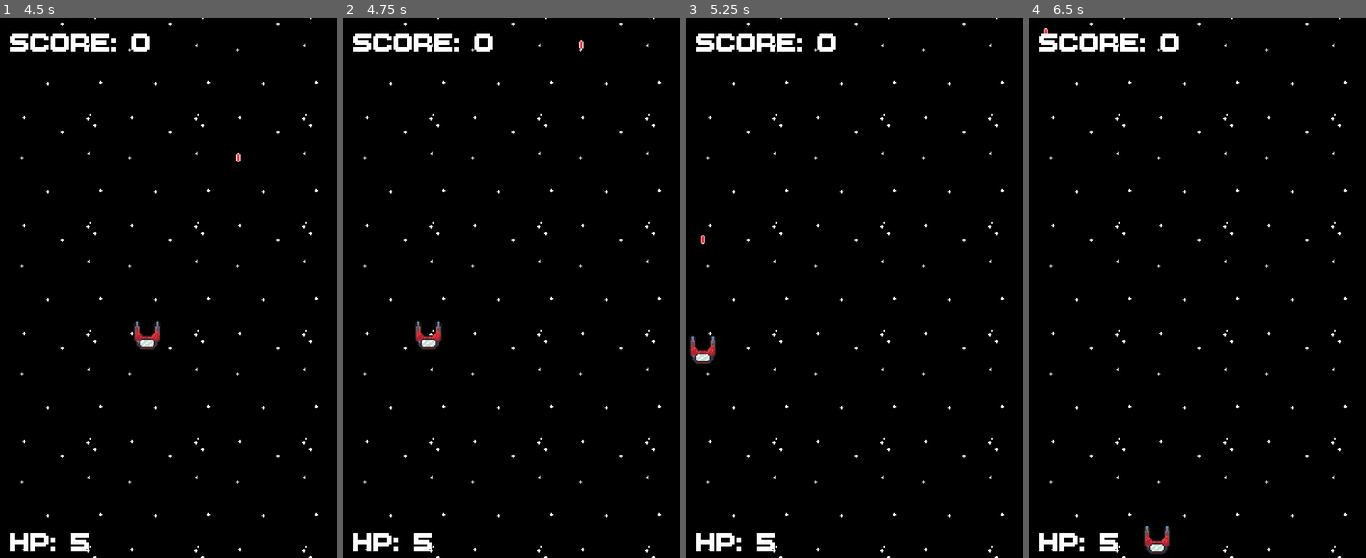
Above: before the commit, frames 1-4 (left to right).
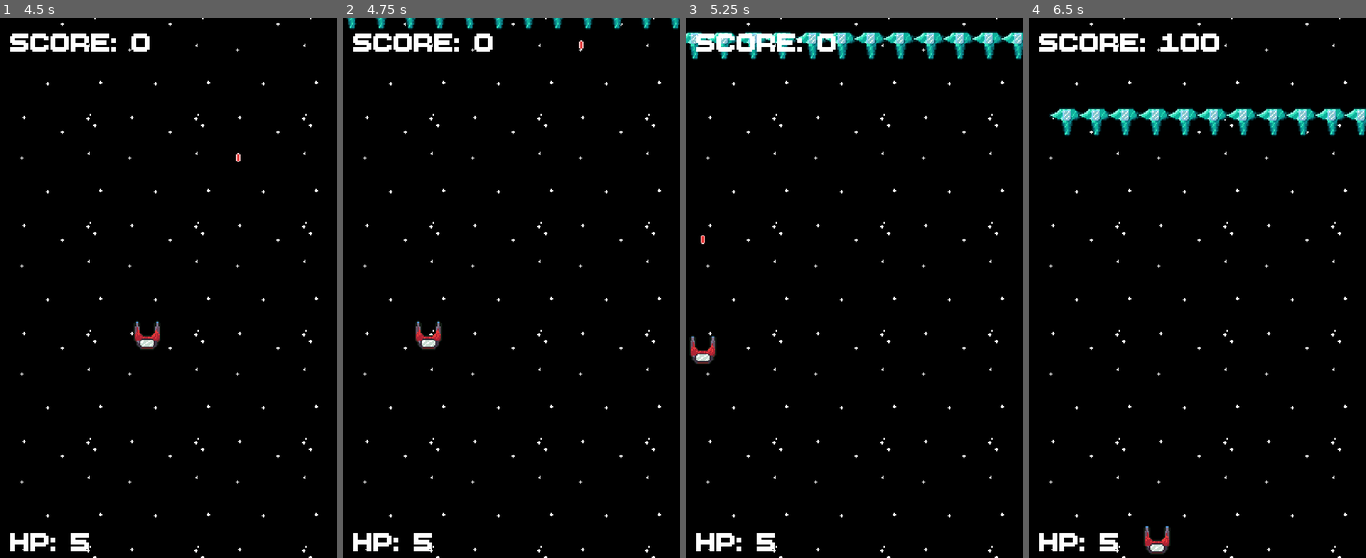
Above: after the commit, the same moments.

Repository: MEga9-C4ortik/Cosmo
Game: Godot game, scene res://scenes/game.tscn
Two runs of this game, one before a commit and one after it. Both use one fixed random seed, a clock stepped at 60 frames per second and the inputs below.
Inputs:
- Up to frame 1 (4.5 s): tap Enter at 0.5 s; hold D (move_right) 0.53-1.28 s; hold Space (shoot) 0.53-1.28 s; hold S (move_down) 1.28-2.03 s; tap Space (shoot) at 1.35, 2.85, 4.35 s; tap R (Restart) at 2 s; hold D (move_right) 2.03-2.78 s; hold Space (shoot) 2.03-2.78 s; hold W (move_up) 2.78-3.53 s; hold Space (shoot) 3.53-4.28 s; hold A (move_left) from 3.53 s (still down)
- Up to frame 2 (4.75 s): keep holding A (move_left)
- Up to frame 3 (5.25 s): release A (move_left) at 5.03 s; hold S (move_down) from 5.03 s (still down); hold Space (shoot) from 5.03 s (still down)
- Up to frame 4 (6.5 s): release S (move_down) at 5.78 s; release Space (shoot) at 5.78 s; hold D (move_right) from 5.78 s (still down); tap Space (shoot) at 5.85 s

Frame 1 is identical in both runs. In frame 2, 0.6% of the frame differs, in the area x 1-100%, y 0-3%; in frame 3, 2.3%; in frame 4, 3.0%, in the area x 4-100%, y 1-22%.

Commit message:
fix row wve

Diff:
--- a/scripts/wave_manager.gd
+++ b/scripts/wave_manager.gd
@@ -54,7 +54,7 @@
 
 
 func _on_spawn_timer_timeout() -> void:
-	if to_spawn <= 0:
+	if to_spawn > 0:
 		match TEMPLATES[curr_template]:
 			"rain":
 				spawn_rain()
@@ -92,8 +92,8 @@
 	var position = Vector2(ENEMY_MARGIN, -20)
 
 	while is_running and to_spawn > 0:
-		create_enemy(position)
-		if !(position.x > screen_w):
+		if position.x < screen_w:
+			create_enemy(position)
 			print("pos: " + str(position))
 			position = Vector2(position.x + ENEMY_MARGIN * 3.5, -20)
 		else:
